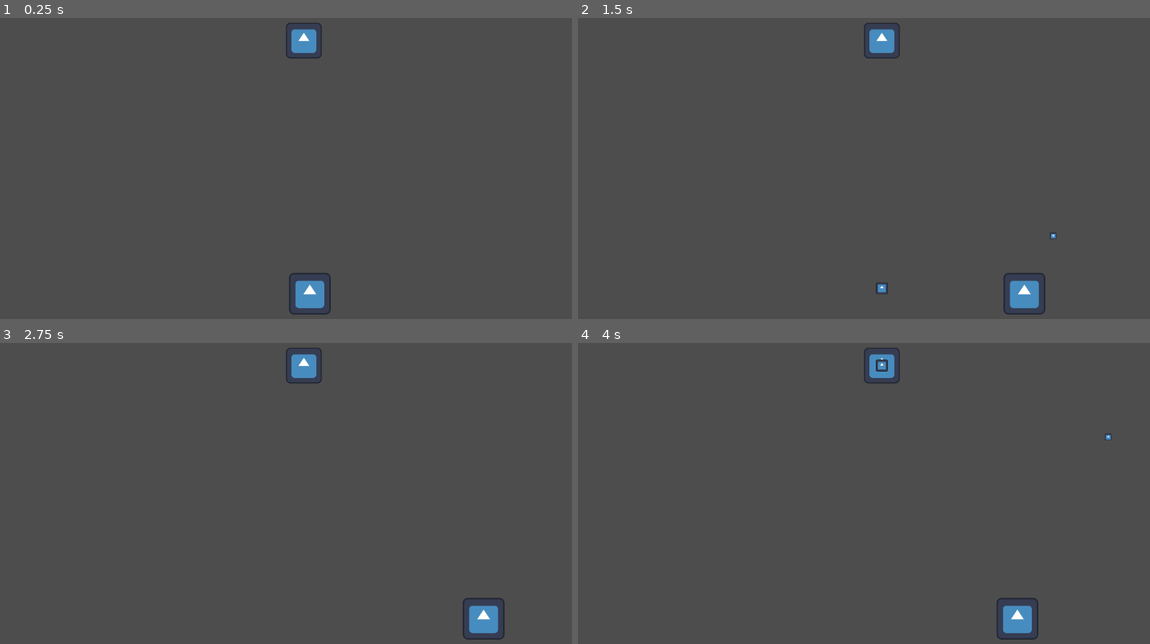
Above: before the commit, frames 1-4 (two rows, left to right).
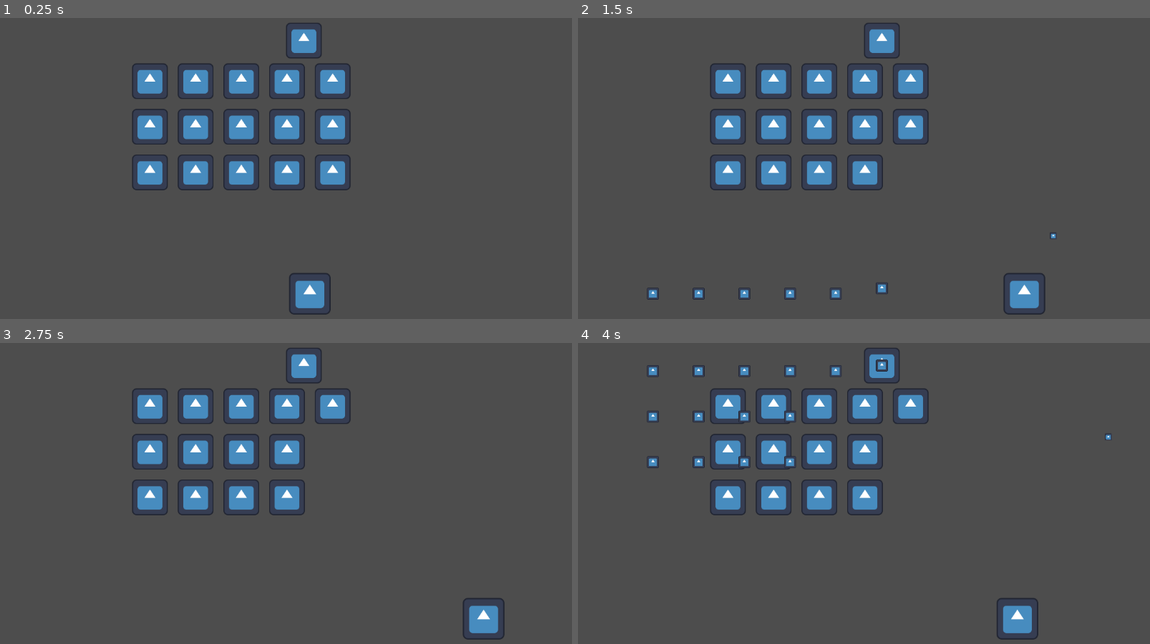
Above: after the commit, the same moments.

Repository: ArtemTopolskyi/space-invaders
Game: Godot game, scene res://scenes/level/level.tscn
Same seed, same stepped clock (60 frames per second), same inputs: the game is played once before the commit and once after it. The engine's default icon, where the game draws it, is replaced by a stand-in: a white triangle on a blue panel in a dark square.
Inputs:
- Up to frame 1 (0.25 s): no input
- Up to frame 2 (1.5 s): tap Enter at 0.5 s; hold D (right) 0.53-1.28 s; tap Space (space) at 0.6, 1.35 s; hold A (left) from 1.28 s (still down)
- Up to frame 3 (2.75 s): release A (left) at 2.03 s; hold D (right) from 2.03 s (still down); tap Space (space) at 2.1 s
- Up to frame 4 (4 s): tap Space (space) at 2.85, 3.6 s; release D (right) at 3.53 s; hold A (left) from 3.53 s (still down)

The runs differ from the first frame. In frame 1, 6.6% of the frame differs, in the area x 23-62%, y 14-58%; in frame 2, 6.5%; in frame 3, 5.7%; in frame 4, 6.4%.

Commit message:
render enemies as a grid

Diff:
--- a/scenes/enemy/enemy.gd
+++ b/scenes/enemy/enemy.gd
@@ -6,6 +6,7 @@
 func _ready() -> void:
   $Hurtbox.hit.connect(_on_hit);
   $ShootingInterval.timeout.connect(_on_shooting_interval_timeout);
+
 
 func _on_hit() -> void:
   queue_free();
@@ -21,3 +22,7 @@
   bullet.position = position;
 
   get_tree().root.add_child(bullet);
+
+
+func get_size() -> Vector2:
+  return $CollisionShape2D.shape.size;
--- /dev/null
+++ b/scenes/enemy_grid/enemy_grid.gd
@@ -0,0 +1,27 @@
+extends Node2D
+
+@export var columns: int = 5;
+@export var rows: int = 3;
+
+var grid_spacing: Vector2 = Vector2(20, 20);
+
+const ENEMY_SCENE = preload("res://scenes/enemy/enemy.tscn");
+
+
+func _ready() -> void:
+  spawn_enemies();
+
+
+func spawn_enemies() -> void:
+  for row in rows:
+    for column in columns:
+      var enemy = ENEMY_SCENE.instantiate();
+
+      var enemy_size = enemy.get_size();
+
+      enemy.position = position + Vector2(
+        column * grid_spacing.x + column * enemy_size.x,
+        row * grid_spacing.y + row * enemy_size.y
+      );
+
+      add_child(enemy);
--- a/scenes/enemy_grid/enemy_grid.tscn
+++ b/scenes/enemy_grid/enemy_grid.tscn
@@ -1,3 +1,6 @@
-[gd_scene format=3 uid="uid://jqit0bicnmf6"]
+[gd_scene load_steps=2 format=3 uid="uid://jqit0bicnmf6"]
+
+[ext_resource type="Script" uid="uid://rdc8odjudrdq" path="res://scenes/enemy_grid/enemy_grid.gd" id="1_p0p2i"]
 
 [node name="EnemyGrid" type="Node2D"]
+script = ExtResource("1_p0p2i")
--- a/scenes/level/level.tscn
+++ b/scenes/level/level.tscn
@@ -1,7 +1,8 @@
-[gd_scene load_steps=4 format=3 uid="uid://dfbphskehgsmr"]
+[gd_scene load_steps=5 format=3 uid="uid://dfbphskehgsmr"]
 
 [ext_resource type="PackedScene" uid="uid://rx8jmw5180gv" path="res://scenes/player/player.tscn" id="1_h3e3j"]
 [ext_resource type="PackedScene" uid="uid://ci0glgfkgtwed" path="res://scenes/enemy/enemy.tscn" id="2_nbgty"]
+[ext_resource type="PackedScene" uid="uid://jqit0bicnmf6" path="res://scenes/enemy_grid/enemy_grid.tscn" id="3_i166f"]
 
 [sub_resource type="RectangleShape2D" id="RectangleShape2D_h3e3j"]
 size = Vector2(130, 651)
@@ -29,3 +30,6 @@
 
 [node name="Enemy" parent="." instance=ExtResource("2_nbgty")]
 position = Vector2(612, 60)
+
+[node name="EnemyGrid" parent="." instance=ExtResource("3_i166f")]
+position = Vector2(151, 71)
Not shown, added: scenes/enemy_grid/enemy_grid.gd.uid
